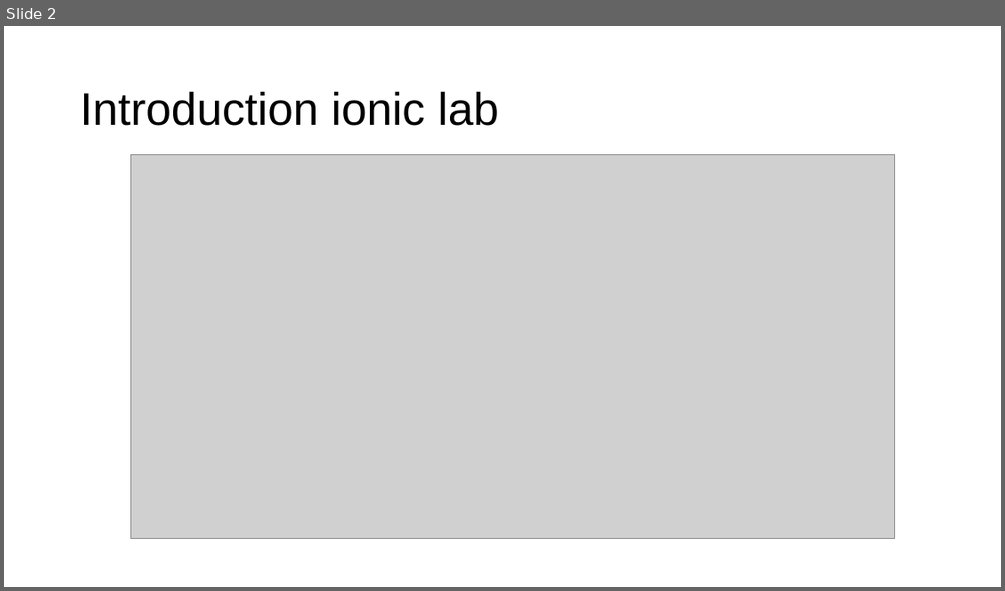
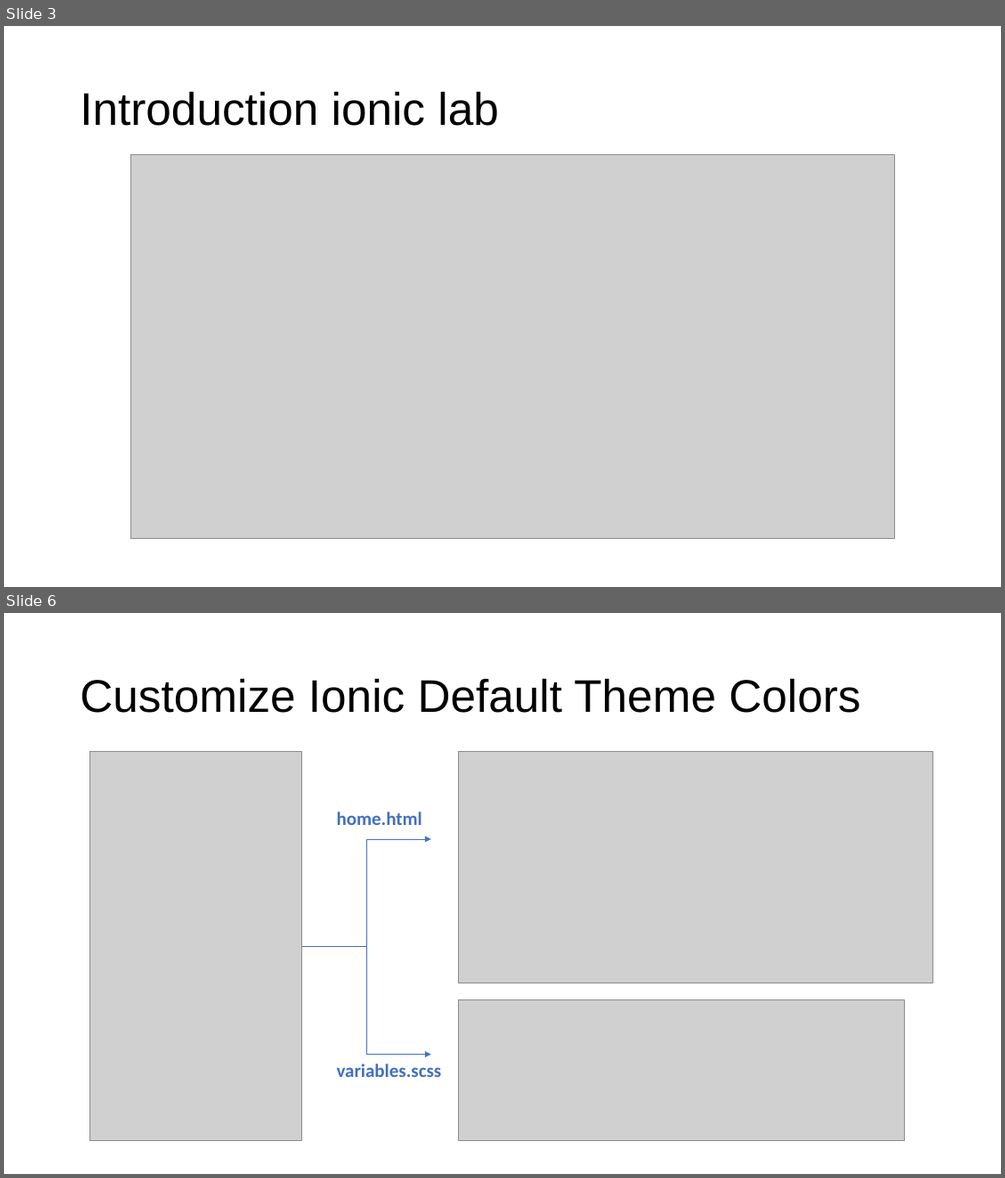
Before and after one commit to fauzisho/ionic-module-learning, a slide deck: 3. Design and Themes/Design and Theme.pptx. Shown one above the other, each under a label of ours: slide 2 before the commit, slides 3 and 6 after it; the slides between them are not shown. The pictures are 1005x591 and 1005x1178 pixels, drawn with LibreOffice and Linux fonts; fonts in the diff are those of the drawing; grey boxes stand for pictures. Boxes give left, top, right and bottom in pixels: in the first picture for what was removed or moved away, otherwise in the second. Text is boxed around its words. In the diff, an @@ line names an element or a change of style, - is before the commit and + after.

```diff
--- a/3. Design and Themes/Design and Theme.pptx
+++ b/3. Design and Themes/Design and Theme.pptx
@@ slide 6 added at bbox=[4, 613, 1001, 1174], background #FFFFFF @@
@@ title added at bbox=[80, 678, 860, 713], 44 pt, text #000000 @@
+Customize Ionic Default Theme Colors
@@ picture added at bbox=[90, 751, 301, 1140] @@
@@ picture added at bbox=[459, 751, 933, 983] @@
@@ text added at bbox=[337, 811, 422, 825], 18 pt, text #436FBF, bold @@
+home.html
@@ elbow arrow added from (301, 946) to (431, 839), #4472C4 0.5 pt @@
@@ elbow arrow added from (301, 946) to (431, 1054), #4472C4 0.5 pt @@
@@ picture added at bbox=[459, 999, 905, 1140] @@
@@ text added at bbox=[337, 1063, 442, 1077], 18 pt, text #436FBF, bold @@
+variables.scss
@@ what was slide 2 is now slide 3 @@
```
Also in this commit, not shown: 1 slide changed, 4 other slides added, 3 slides removed, 1 other file.
